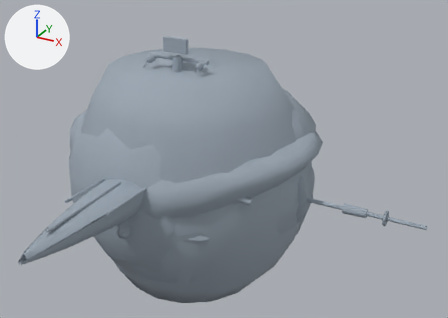
Before and after pictures for a commit that changed the glTF model static/replay-assets/rowplay-rigs-v3.glb.
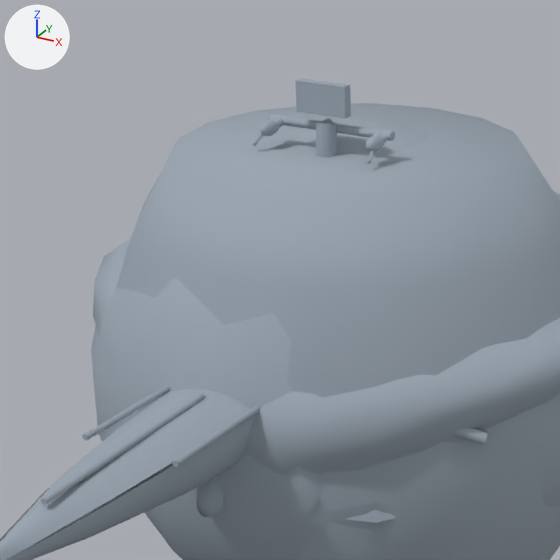
There are two pictures of each version: one whole from a 50 mm lens placed at (2.79, -4.42, 2.42), pointed at (0.37, -0.02, 0.22), one close up on the part from 6% to 64% of the width and 0% to 81% of the height. Every picture has the same lights, and +X, +Y and +Z are marked at upper left. The last two pictures show the newer version. Where no turn or scale is listed for an object, it has been applied to the vertices. Vertices at exactly the same position are counted once.

Objects in the first close-up: 'athlete:elbow', 'athlete:hair', 'athlete:head', 'athlete:pelvis', 'athlete:shoulder', 'athlete:torso', 'equipment:bike:frame-assembly:brake-hoods', 'equipment:bike:frame-assembly:cockpit', 'equipment:bike:frame-assembly:main-triangle', 'equipment:row:boat-assembly:accent-strakes', 'equipment:row:boat-assembly:bow-deck', 'equipment:row:boat-assembly:gunwales', 'equipment:row:boat-assembly:hull' and 2 more.
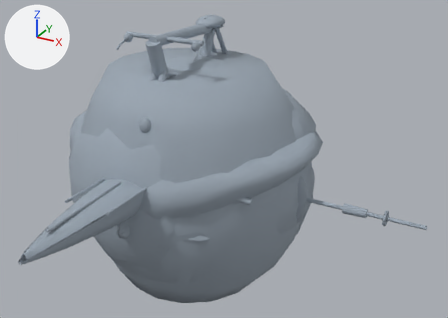
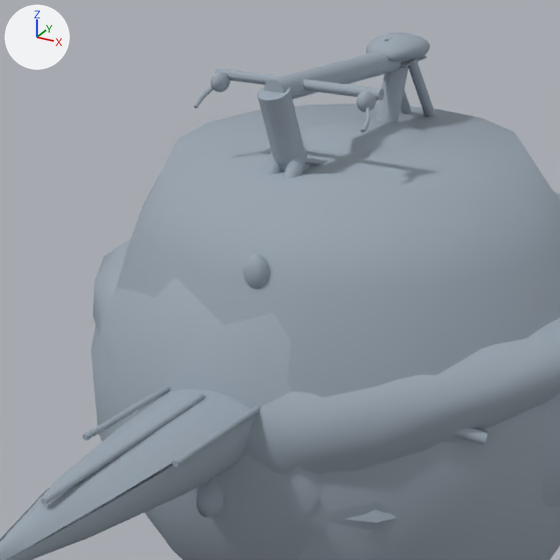
Diff of the bpy script that builds the scene:
```diff
--- a/static/replay-assets/rowplay-rigs-v3.glb.py
+++ b/static/replay-assets/rowplay-rigs-v3.glb.py
@@ me_mesh_50 @@
-me_mesh_50.from_pydata(...)  # 269 vertices, 480 faces; spans x -0.044..0.044, y -0.597..0.54, z 0.102..1.124
+me_mesh_50.from_pydata(...)  # 211 vertices, 384 faces; spans x -0.06..0.06, y -0.557..0.442, z 0.474..1.353
+# me_mesh_50 part 1: 269 vertices removed from x -0.044..0.044, y -0.597..0.54, z 0.102..1.124; 211 vertices added at x -0.06..0.06, y -0.557..0.442, z 0.474..1.353
 me_mesh_50.materials.append(mat_material_0)
@@ me_mesh_51 @@
-me_mesh_51.from_pydata(...)  # 334 vertices, 624 faces; spans x -0.3..0.3, y -0.8..0.74, z 0.0..0.37
+me_mesh_51.from_pydata(...)  # 240 vertices, 456 faces; spans x -0.09..0.09, y -0.87..0.87, z 0.48..1.28
+# me_mesh_51 part 2: 334 vertices removed from x -0.3..0.3, y -0.8..0.74, z 0.0..0.37; 240 vertices added at x -0.09..0.09, y -0.87..0.87, z 0.48..1.28
 me_mesh_51.materials.append(mat_material_0)
@@ me_mesh_52 @@
-me_mesh_52.from_pydata(...)  # 170 vertices, 312 faces; spans x -0.28..0.28, y -0.206..-0.122, z 1.066..1.28
+me_mesh_52.from_pydata(...)  # 168 vertices, 312 faces; spans x -0.36..0.36, y -0.5..-0.33, z 1.275..1.33
+# me_mesh_52 part 3: the loose piece of 41 vertices spanning x -0.022..0.022, y -0.176..-0.124, z 1.084..1.136 is multiplied about its middle by the matrix ((0.909, 0.0, 0.0), (0.0, 3.75, -3.75), (0.0, 0.643, 0.643)), then moved by (0.0, -0.275, 0.2)
+# me_mesh_52 part 4: the loose piece of 38 vertices spanning x 0.226..0.274, y -0.206..-0.134, z 1.066..1.114 is multiplied about its middle by the matrix ((0.992, 0.077, -0.222), (-0.288, 0.803, -0.121), (0.13, -0.047, 1.01)), then moved by (0.08, -0.2, 0.21)
+# me_mesh_52 part 5: a new loose piece of 51 vertices spanning x -0.36..0.36, y -0.37..-0.33, z 1.29..1.33, in mat_material_0 (grey #9aa6b2)
+# me_mesh_52 part 6: the loose piece of 45 vertices spanning x -0.28..0.28, y -0.158..-0.122, z 1.082..1.118 is deleted
+# me_mesh_52 part 7: the loose piece of 8 vertices spanning x -0.11..0.11, y -0.2..-0.16, z 1.16..1.28 is deleted
+# other edits to the shape of me_mesh_52 do not show in these pictures
 me_mesh_52.materials.append(mat_material_0)
@@ me_mesh_53 @@
-me_mesh_53.from_pydata(...)  # 332 vertices, 648 faces; spans x -0.268..0.268, y -0.254..-0.132, z 1.05..1.119
+me_mesh_53.from_pydata(...)  # 488 vertices, 960 faces; spans x -0.36..0.36, y -0.434..-0.337, z 1.252..1.33
+# me_mesh_53 part 8: a new loose piece, a UV sphere (18 segments, 12 rings, poles along z) spanning x -0.352..-0.288, y -0.434..-0.346, z 1.252..1.328, in mat_material_0 (grey #9aa6b2)
+# me_mesh_53 part 9: a new loose piece, a UV sphere (18 segments, 12 rings, poles along z) spanning x 0.288..0.352, y -0.434..-0.346, z 1.252..1.328, in mat_material_0 (grey #9aa6b2)
+# me_mesh_53 part 10: a new loose piece of 44 vertices spanning x 0.304..0.36, y -0.4..-0.337, z 1.274..1.33, in mat_material_0 (grey #9aa6b2)
+# me_mesh_53 part 11: the loose piece of 128 vertices spanning x -0.268..-0.212, y -0.254..-0.146, z 1.05..1.11 is deleted
+# me_mesh_53 part 12: the loose piece of 128 vertices spanning x 0.212..0.268, y -0.254..-0.146, z 1.05..1.11 is deleted
+# me_mesh_53 part 13: the loose piece of 38 vertices spanning x -0.256..-0.201, y -0.207..-0.132, z 1.064..1.119 is deleted
+# other edits to the shape of me_mesh_53 do not show in these pictures
 me_mesh_53.materials.append(mat_material_0)
@@ me_mesh_55 @@
-me_mesh_55.from_pydata(...)  # 196 vertices, 380 faces; spans x 0.03..0.119, y -0.534..-0.131, z 0.256..0.76
+me_mesh_55.from_pydata(...)  # 432 vertices, 840 faces; spans x 0.032..0.141, y -0.822..0.828, z 0.592..1.071
+# me_mesh_55 part 14: a new loose piece, an icosphere of 320 faces spanning x 0.039..0.141, y -0.822..-0.738, z 0.663..0.797, in mat_material_0 (grey #9aa6b2)
+# me_mesh_55 part 15: a new loose piece of 32 vertices spanning x 0.037..0.09, y -0.463..0.794, z 0.637..1.071, in mat_material_0 (grey #9aa6b2)
+# other edits to the shape of me_mesh_55 do not show in these pictures
 me_mesh_55.materials.append(mat_material_0)
@@ me_mesh_57 @@
-me_mesh_57.from_pydata(...)  # 212 vertices, 400 faces; spans x -0.118..0.118, y 0.24..0.56, z 0.801..0.93
+me_mesh_57.from_pydata(...)  # 212 vertices, 400 faces; spans x -0.118..0.118, y 0.24..0.56, z 1.241..1.37
+# me_mesh_57 part 16: the whole mesh is moved by (0.0, 0.0, 0.44)
 me_mesh_57.materials.append(mat_material_0)
@@ me_mesh_59 @@
-me_mesh_59.from_pydata(...)  # 135 vertices, 252 faces; spans x -0.06..0.06, y -0.2487..-0.1513, z 0.665..0.775
+me_mesh_59.from_pydata(...)  # 155 vertices, 288 faces; spans x -0.07..0.07, y -0.475..-0.365, z 0.99..1.13
+# me_mesh_59 part 17: 155 vertices added at x -0.07..0.07, y -0.475..-0.365, z 0.99..1.13
+# other edits to the shape of me_mesh_59 do not show in these pictures
 me_mesh_59.materials.append(mat_material_0)
```

Location of each change, [x1, y1, x2, y2] in pixels of the close-ups (560 x 560 px; the box of a moved part takes in the faces that stretch with it):
'equipment:bike:frame-assembly:main-triangle', reshaped
    before: [316, 121, 337, 157]
    after: [257, 51, 409, 170]
'equipment:bike:frame-assembly:cockpit', reshaped (33% wider, 48% shorter)
    before: [267, 79, 395, 142]
    after: [215, 68, 385, 100]
'equipment:bike:frame-assembly:saddle', moved (not visible before)
    after: [366, 32, 430, 68]
'equipment:bike:frame-assembly:stays-and-fork', reshaped (not visible before)
    after: [264, 59, 436, 178]
'equipment:bike:frame-assembly:brake-hoods', reshaped (34% wider, 19% taller)
    before: [260, 116, 385, 152]
    after: [210, 69, 378, 112]
'equipment:bike:frame-assembly:brake-calipers', reshaped (not visible before)
    after: [243, 156, 328, 289]
'equipment:bike:frame-assembly:fork-crown', reshaped (not visible before)
    after: [272, 145, 307, 172]
part 3 of me_mesh_52, moved or reshaped
    before: [322, 118, 333, 124]
    after: [269, 86, 278, 92]
part 4 of me_mesh_52, moved or reshaped (not visible afterwards)
    before: [381, 133, 388, 142]
part 5 of me_mesh_52, added
    after: [215, 68, 385, 100]
part 6 of me_mesh_52, deleted
    before: [267, 114, 395, 141]
part 7 of me_mesh_52, deleted
    before: [295, 79, 351, 118]
part 8 of me_mesh_53, added
    after: [210, 71, 230, 92]
part 9 of me_mesh_53, added
    after: [356, 90, 376, 112]
part 10 of me_mesh_53, added
    after: [371, 89, 378, 101]
part 11 of me_mesh_53, deleted
    before: [260, 120, 279, 136]
part 12 of me_mesh_53, deleted
    before: [365, 135, 385, 152]
part 13 of me_mesh_53, deleted
    before: [274, 116, 283, 128]
part 14 of me_mesh_55, added
    after: [243, 254, 270, 289]
part 15 of me_mesh_55, added
    after: [293, 156, 328, 165]
